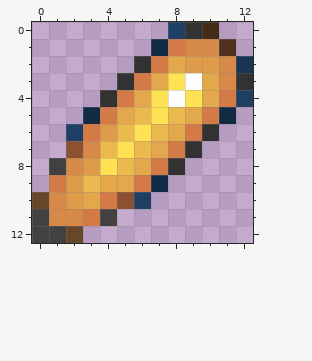
Pixel-art sprite -- res/bullet-left.png. This is how it looked before the edit.
The file is 13x13 pixels.
After the commit:
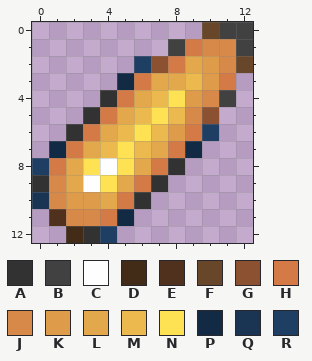
Palette (. is transparent): A #323232  B #414141  C #fefefe  D #422b17  E #50311d  F #684629  G #8b5131  H #d37a46  J #d78949  K #de9b4a  L #e4a84c  M #ebb94e  N #fee253  P #132a45  Q #1a3554  R #1f3e63
Diff:
Changed rows in their new state; - is an unchanged pixel.
first column x 0:
 0 --------..FBB
 1 -------.BH-JB
 2 ------RGHL--F
 3 -----P--LMKH.
 4 -------MNKJB.
 5 ---A-----JG.-
 6 --A-L---K-R--
 7 -PHL-----P---
 8 RHLNCN-------
 9 AJLCN--A-----
10 Q--KLHA------
11 .E-JHP-------
12 ..DAR--------
